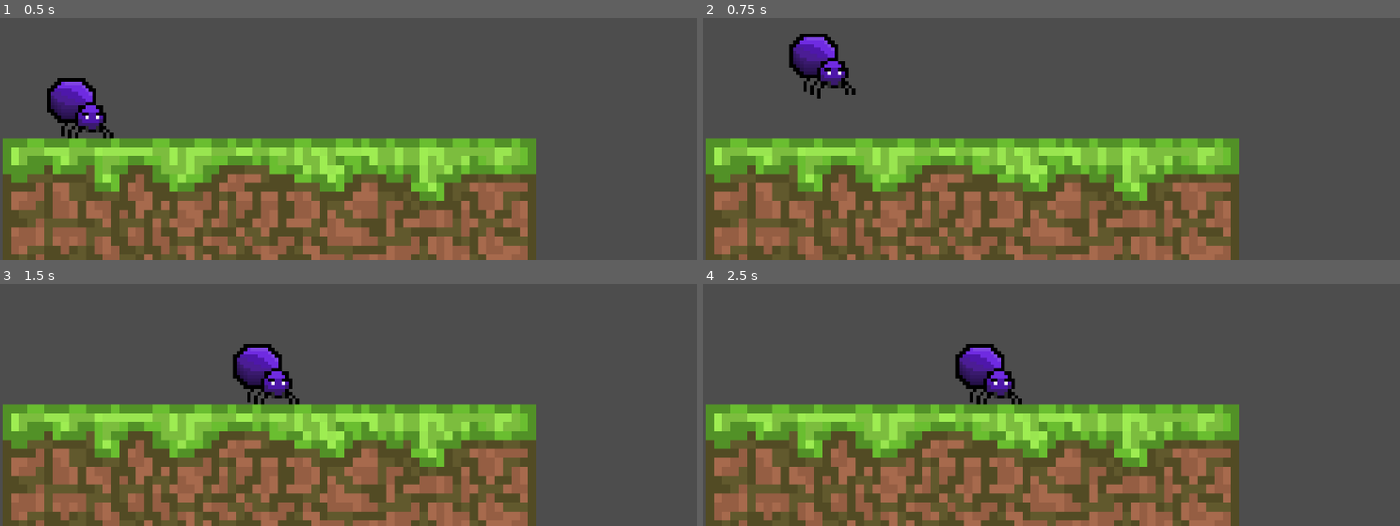
Above: before the commit, frames 1-4 (two rows, left to right).
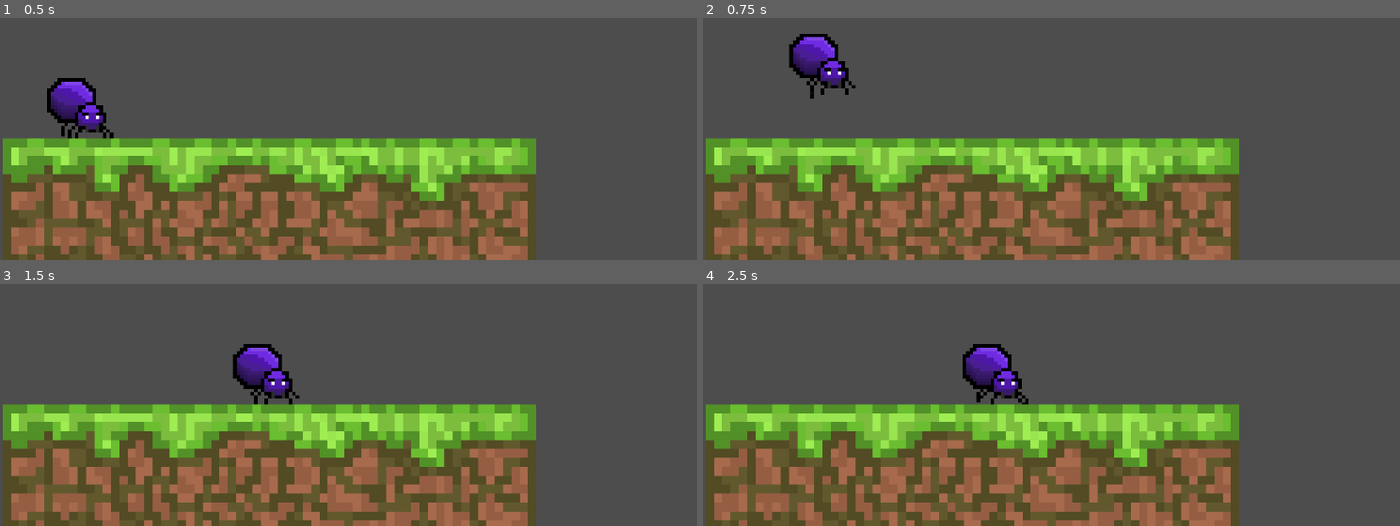
Above: after the commit, the same moments.

Repository: StudioXPEtudiant/25-26.FR.J.S3_Web
Game: Godot game, scene res://Scenes/Levels/main.tscn
The game is run twice, just before and just after one commit, with the same random seed, the same clock (stepped at 60 frames per second) and the same inputs.
Inputs:
- Up to frame 1 (0.5 s): no input
- Up to frame 2 (0.75 s): tap Enter (ui_accept) at 0.5 s; hold D (ui_right) from 0.53 s (still down)
- Up to frame 3 (1.5 s): keep holding D (ui_right); tap Enter (ui_accept) at 0.77 s
- Up to frame 4 (2.5 s): tap Enter (ui_accept) at 1.52 s; release D (ui_right) at 2.03 s; hold Q (ui_left) from 2.03 s (still down)

Frame 1 is identical in both runs. In frame 2, 0.2% of the frame differs, in the area x 14-22%, y 24-34%; in frame 3, 0.1%; in frame 4, 1.2%, in the area x 36-47%, y 24-50%.

Commit message:
animation rajoutée

Diff:
--- a/spiders-mc-donald/Scenes/Assets Scenes/spider.gd
+++ b/spiders-mc-donald/Scenes/Assets Scenes/spider.gd
@@ -1,9 +1,16 @@
 extends CharacterBody2D
+@onready var walking: AnimatedSprite2D = $Walking
 
 const SPEED = 300
 const JUMP_VELOCITY = -400
 
 func _physics_process(delta: float) -> void:
+
+	if velocity.x > 1 or velocity.x < -1:
+		walking.animation = "running"
+	else:
+		walking.animation = "stand"
+
 	if not is_on_floor():
 		velocity += get_gravity() * delta
 
--- a/spiders-mc-donald/Scenes/Assets Scenes/spider.tscn
+++ b/spiders-mc-donald/Scenes/Assets Scenes/spider.tscn
@@ -21,7 +21,7 @@
 "texture": ExtResource("3_vwj6i")
 }],
 "loop": true,
-"name": &"new_animation",
+"name": &"running",
 "speed": 4.0
 }, {
 "frames": [{
@@ -29,7 +29,7 @@
 "texture": ExtResource("3_vwj6i")
 }],
 "loop": true,
-"name": &"new_animation_1",
+"name": &"stand",
 "speed": 5.0
 }]
 
@@ -46,5 +46,5 @@
 position = Vector2(-1, -3)
 scale = Vector2(5.3437505, 5.25)
 sprite_frames = SubResource("SpriteFrames_p1gx0")
-animation = &"new_animation_1"
-autoplay = "new_animation_1"
+animation = &"running"
+autoplay = "stand"
